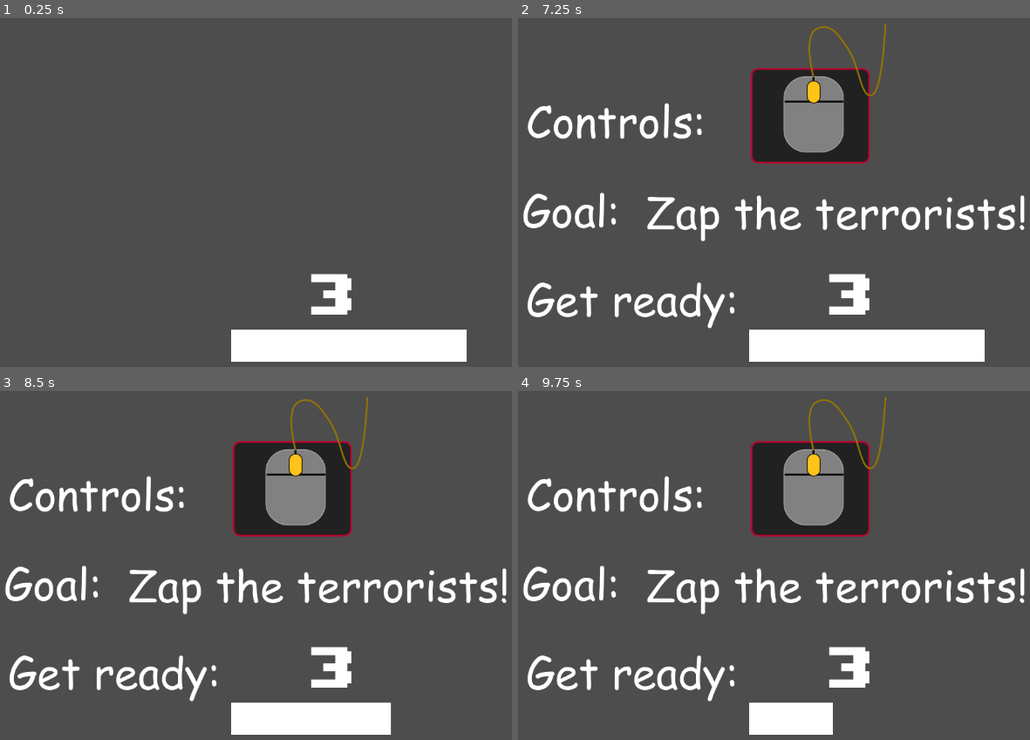
Above: before the commit, frames 1-4 (two rows, left to right).
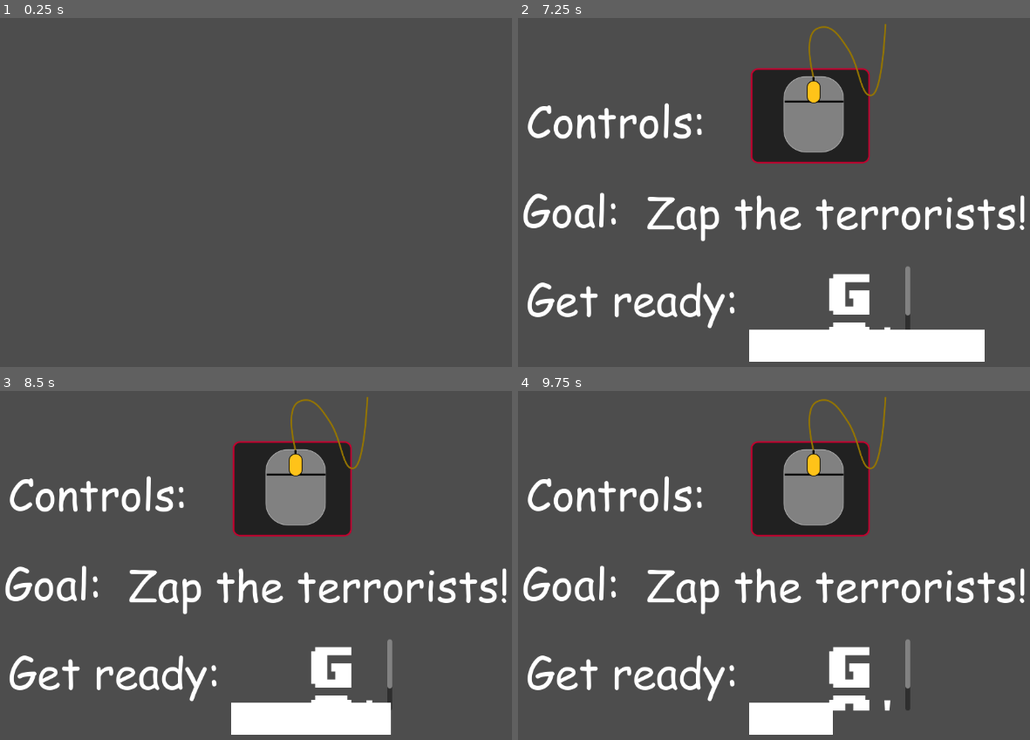
Above: after the commit, the same moments.

Repository: CarlJMcGee/jack-and-nic-very-cool-game-studio
Game: Godot game, scene res://NielBreenZapsTerrorists/Leadin/Leadin.tscn
Two runs of this game, one before a commit and one after it. Both use one fixed random seed, a clock stepped at 60 frames per second and the inputs below. This scene is started directly instead of the project's main scene.
Inputs (mouse positions are in pixels of both pictures, inside the frame that each line leads up to):
- Up to frame 1 (0.25 s): no input
- Up to frame 2 (7.25 s): tap Enter at 0.5, 2.75, 5 s; move the mouse to (886, 192) at 0.52 s; hold Right (move_right) 0.53-1.25 s; click (886, 192) at 0.67 s; drag from (594, 230) to (702, 290) at 1.27 s; tap Space at 2, 3.5, 5.75 s; move the mouse to (804, 126) at 2.02 s; hold Right (move_right) 2.03-2.75 s; drag from (702, 290) to (523, 154) at 2.77 s; move the mouse to (942, 269) at 3.52 s; hold Left (move_left) 3.53-4.25 s; drag from (523, 154) to (630, 112) at 4.27 s; move the mouse to (768, 209) at 5.02 s; hold Down (move_down) 5.03-5.75 s; click (768, 209) at 5.17 s; drag from (630, 112) to (594, 230) at 5.77 s; move the mouse to (886, 192) at 6.52 s; hold Up (move_up) from 6.53 s (still down)
- Up to frame 3 (8.5 s): release Up (move_up) at 7.25 s; drag from (76, 603) to (184, 663) at 7.27 s; move the mouse to (286, 499) at 8.02 s; hold Down (move_down) from 8.03 s (still down)
- Up to frame 4 (9.75 s): release Down (move_down) at 8.75 s; drag from (702, 663) to (523, 527) at 8.77 s; move the mouse to (942, 642) at 9.52 s; hold Up (move_up) from 9.53 s (still down); click (942, 642) at 9.67 s

The runs differ from the first frame. In frame 1, 4.9% of the frame differs, in the area x 45-92%, y 73-99%; in frame 2, 0.8%; in frame 3, 0.8%; in frame 4, 0.9%.

Commit message:
Leadin almost done: just need to get the numbers fixed

Diff:
--- a/Shit Screen The Game/NielBreenZapsTerrorists/Leadin/Countbar.gd
+++ b/Shit Screen The Game/NielBreenZapsTerrorists/Leadin/Countbar.gd
@@ -17,3 +17,4 @@
 
 func _on_control_now():
 	starttime = true
+	visible = true
--- a/Shit Screen The Game/NielBreenZapsTerrorists/Leadin/Leadin.gd
+++ b/Shit Screen The Game/NielBreenZapsTerrorists/Leadin/Leadin.gd
@@ -23,7 +23,7 @@
 	elif fullcount == (fullcountfull - 7):
 		Text3.visible = true
 		now.emit()
-		print("signaled")
+
 
 func _on_timer_timeout():
 	fullcount -= 1
--- a/Shit Screen The Game/NielBreenZapsTerrorists/Leadin/Leadin.tscn
+++ b/Shit Screen The Game/NielBreenZapsTerrorists/Leadin/Leadin.tscn
@@ -1,9 +1,10 @@
-[gd_scene load_steps=7 format=3 uid="uid://fj727qn1nwg0"]
+[gd_scene load_steps=8 format=3 uid="uid://fj727qn1nwg0"]
 
 [ext_resource type="FontFile" uid="uid://dhgwl83pio1in" path="res://NielBreenZapsTerrorists/Art/comic-sans-ms/COMIC.TTF" id="1_d14fj"]
 [ext_resource type="Script" path="res://NielBreenZapsTerrorists/Leadin/Leadin.gd" id="1_dxb6i"]
 [ext_resource type="FontFile" uid="uid://bwipydhm1kdhh" path="res://NielBreenZapsTerrorists/Art/8-BIT WONDER.TTF" id="2_2js4d"]
 [ext_resource type="Texture2D" uid="uid://c8xmcpxpv7cby" path="res://NielBreenZapsTerrorists/Art/mouse.svg" id="3_qpf5h"]
+[ext_resource type="Script" path="res://NielBreenZapsTerrorists/Leadin/countdowntext.gd" id="4_3dpdx"]
 [ext_resource type="Texture2D" uid="uid://djsjdcb0p881o" path="res://NielBreenZapsTerrorists/Art/PureWhiteTexture.png" id="5_vgyop"]
 [ext_resource type="Script" path="res://NielBreenZapsTerrorists/Leadin/Countbar.gd" id="6_kdasu"]
 
@@ -65,6 +66,7 @@
 text = "Get ready:"
 
 [node name="countdowntext" type="RichTextLabel" parent="."]
+visible = false
 layout_mode = 0
 offset_left = 733.0
 offset_top = 406.0
@@ -73,6 +75,7 @@
 theme_override_fonts/normal_font = ExtResource("2_2js4d")
 theme_override_font_sizes/normal_font_size = 80
 text = "3"
+script = ExtResource("4_3dpdx")
 
 [node name="Mouse" type="Sprite2D" parent="."]
 visible = false
@@ -84,6 +87,7 @@
 autostart = true
 
 [node name="Countbar" type="TextureProgressBar" parent="."]
+visible = false
 layout_mode = 0
 offset_left = 601.0
 offset_top = 511.0
@@ -96,6 +100,8 @@
 texture_progress = ExtResource("5_vgyop")
 script = ExtResource("6_kdasu")
 
+[connection signal="now" from="." to="countdowntext" method="_on_control_now"]
 [connection signal="now" from="." to="Countbar" method="_on_control_now"]
 [connection signal="timeout" from="Timer" to="." method="_on_timer_timeout"]
+[connection signal="timeout" from="Timer" to="countdowntext" method="_on_timer_timeout"]
 [connection signal="timeout" from="Timer" to="Countbar" method="_on_timer_timeout"]
--- /dev/null
+++ b/Shit Screen The Game/NielBreenZapsTerrorists/Leadin/countdowntext.gd
@@ -0,0 +1,20 @@
+extends RichTextLabel
+
+var number : int = 3
+var shout := str("Go!")
+var final := true
+
+
+func _on_control_now():
+	visible = true
+
+func _physics_process(_delta):
+	if number == 2:
+		set_text("2")
+	elif number == 1:
+		set_text("1")
+	elif number <= 0:
+		set_text(shout)
+
+func _on_timer_timeout():
+	number -= 1
